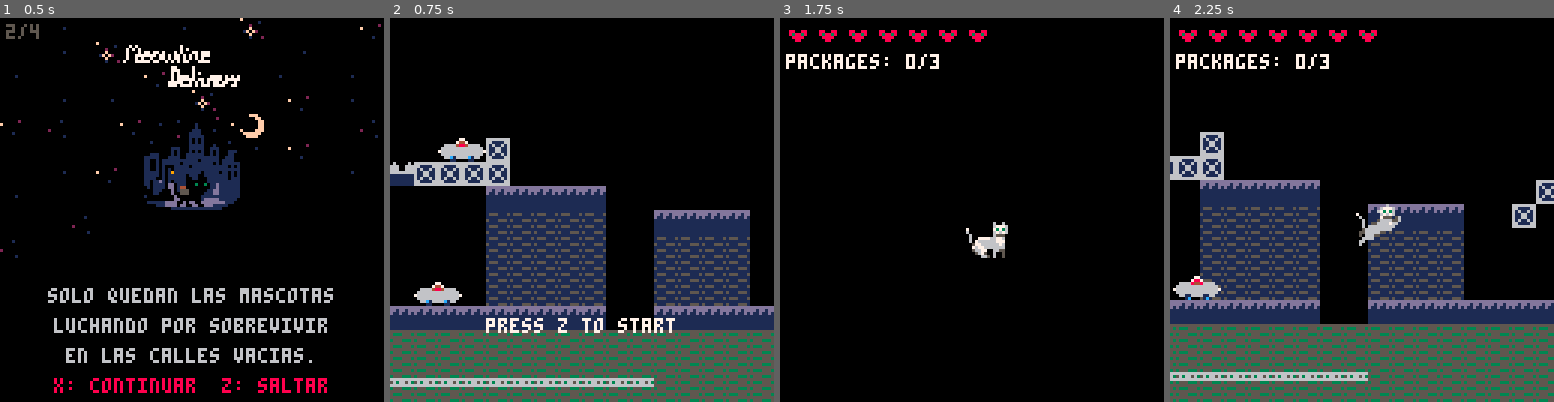
Above: before the commit, frames 1-4 (left to right).
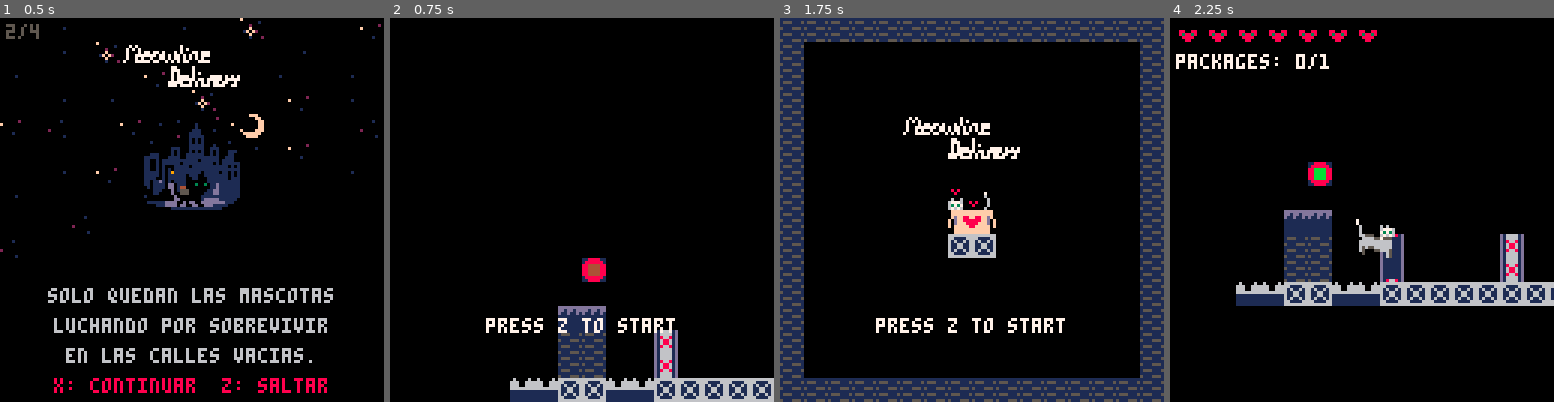
Above: after the commit, the same moments.

Repository: salvadorvanoli/MeowlineDelivery
Game: PICO-8 cartridge meowline.p8
Same seed, same stepped clock (60 frames per second), same inputs: the game is played once before the commit and once after it.
Inputs:
- Up to frame 1 (0.5 s): tap X (X key) at 0.33 s
- Up to frame 2 (0.75 s): tap O (Z key) at 0.7 s
- Up to frame 3 (1.75 s): tap X (X key) at 1.07 s; hold Right from 1.6 s (still down); tap O (Z key) at 1.7 s
- Up to frame 4 (2.25 s): tap X (X key) at 1.85 s; release Right at 2.1 s; tap O (Z key) at 2.1 s; hold Up from 2.15 s (still down)

Frame 1 is identical in both runs. In frame 2, 42% of the frame differs, in the area x 0-100%, y 31-100%; in frame 3, 27%; in frame 4, 46%, in the area x 0-100%, y 9-100%.

Commit message:
Sistema de botones funcional

Diff:
--- a/meowline.p8
+++ b/meowline.p8
@@ -25,6 +25,10 @@
 -- Estados del juego
 game_state = "cinematic" -- Estados: "cinematic", "menu", "playing", "game_over", "victory"
 
+-- Sistema de fondos
+background_map = {}
+default_background = 149 -- Sprite de fondo por defecto
+
 -- Coordenadas de las zonas
 cinematic_zone = { x = 384, y = 384 } -- Posicion en la cinematica (48*8, 48*8)
 menu_zone = { x = 1, y = 448 }
@@ -70,11 +74,19 @@
 
 -- Indice del sprite solido (suelo)
 platform_sprites = { 64, 71 } -- Bloques de plataforma (solo solidos desde arriba)
-solid_sprites = { 66, 72 } -- Bloques totalmente solidos (desde todos los lados)
+solid_sprites = { 66, 72, 102 } -- Bloques totalmente solidos (desde todos los lados)
 damage_sprites = { 67, 69, 70 } -- Bloques que danan al jugador
 
 -- Sistema de animacion de bloques
 animated_blocks = {}
+
+-- Sistema de botones
+buttons = {}
+button_range = 256  -- Radio de busqueda en pixeles (8 bloques)
+button_inactive_sprite = 85
+button_active_sprite = 86
+door_closed_sprite = 102
+door_open_sprite = 103
 
 -- Bloque de agua (sprites 69 y 70)
 block_timer = 0
@@ -253,6 +265,74 @@
         end
     end
     return nil
+end
+
+function check_player_over_button()
+    for button in all(buttons) do
+        if not button.activated and
+           player.x + player.w > button.x and
+           player.x < button.x + button.w and
+           player.y + player.h > button.y and
+           player.y < button.y + button.h then
+            return button
+        end
+    end
+    return nil
+end
+
+function activate_button(button)
+    -- Marcar boton como activado
+    button.activated = true
+    mset(button.map_x, button.map_y, button_active_sprite)
+
+    -- Buscar la puerta mas cercana
+    local closest_door = nil
+    local closest_distance = button_range + 1 -- Inicializar con distancia mayor al rango
+
+    -- Buscar todas las puertas cerradas en el mapa
+    for mx = 0, 127 do
+        for my = 0, 30 do
+            if mget(mx, my) == door_closed_sprite then
+                -- Calcular distancia desde el boton hasta esta puerta
+                local door_x = mx * 8
+                local door_y = my * 8
+                local distance = sqrt((door_x - button.x)^2 + (door_y - button.y)^2)
+
+                -- Si esta dentro del rango y es la mas cercana
+                if distance <= button_range and distance < closest_distance then
+                    closest_distance = distance
+                    closest_door = {x = mx, y = my}
+                end
+            end
+        end
+    end
+
+    -- Si encontramos una puerta, determinar si es parte superior o inferior
+    if closest_door then
+        local found_x = closest_door.x
+        local found_y = closest_door.y
+
+        -- Verificar si el sprite de arriba tambien es una puerta (sprite 102)
+        local sprite_above = mget(found_x, found_y - 1)
+
+        if sprite_above == door_closed_sprite then
+            -- El sprite encontrado es la parte INFERIOR de la puerta
+            mset(found_x, found_y, 103)
+            mset(found_x, found_y - 1, 104)
+        else
+            -- El sprite encontrado es la parte SUPERIOR de la puerta
+            local sprite_below = mget(found_x, found_y + 1)
+
+            if sprite_below == door_closed_sprite then
+                mset(found_x, found_y, 104)
+                mset(found_x, found_y + 1, 103)
+            end
+        end
+
+        return true -- Indica que se abrio una puerta
+    end
+
+    return false -- No se encontro puerta en el rango
 end
 
 function check_player_roomba_side_collision()
@@ -400,9 +480,11 @@
 
 -- Funcion de inicializacion de todos los enemigos, entidades y objetos del mapa
 function _init()
+    initialize_background_map()
     spawn_enemies_from_map()
     spawn_checkpoints_from_map()
     spawn_doors_from_map()
+    spawn_buttons_from_map()
     find_animated_blocks()
 end
 
@@ -419,7 +501,7 @@
             for my = 0, 31 do
                 if mget(mx, my) == roomba_spawn_sprite then
                     add(initial_roomba_positions, { x = mx * 8, y = my * 8 })
-                    mset(mx, my, 0) -- Eliminar del mapa solo la primera vez
+                    mset(mx, my, background_map[mx][my])
                 end
             end
         end
@@ -439,7 +521,7 @@
                                 variant = i -- Guardar que variante es (1, 2, o 3)
                             }
                         )
-                        mset(mx, my, 0) -- Eliminar del mapa
+                        mset(mx, my, background_map[mx][my])
                         break
                     end
                 end
@@ -452,8 +534,8 @@
             for my = 0, 31 do
                 if mget(mx, my) == bat_spawn_sprite then
                     add(initial_bat_positions, { x = mx * 8, y = my * 8 })
-                    mset(mx, my, 0)
-                    mset(mx + 1, my, 0)
+                    mset(mx, my, background_map[mx][my])
+                    mset(mx + 1, my, background_map[mx + 1][my])
                 end
             end
         end
@@ -558,6 +640,27 @@
     end
 end
 
+function spawn_buttons_from_map()
+    buttons = {} --Limpiar array existente
+
+    for mx = 0, 127 do
+        for my = 0, 30 do
+            if mget(mx, my) == button_inactive_sprite then
+                local new_button = {
+                    x = mx * 8,
+                    y = my * 8,
+                    map_x = mx,
+                    map_y = my,
+                    w = 8,
+                    h = 8,
+                    activated = false
+                }
+                add(buttons, new_button)
+            end
+        end
+    end
+end
+
 function find_animated_blocks()
     animated_blocks = {}
     -- Limpiar array existente
@@ -567,6 +670,29 @@
         for my = 0, 31 do
             if mget(mx, my) == 69 then
                 add(animated_blocks, { x = mx, y = my, original_sprite = 69 })
+            end
+        end
+    end
+end
+
+function initialize_background_map()
+    -- Inicializar todo con fondo vacれとo
+    for x = 0, 127 do
+        background_map[x] = {}
+        for y = 0, 31 do
+            background_map[x][y] = 0 -- Sprite vacれとo por defecto
+        end
+    end
+
+    -- Establecer fondos personalizados
+    set_background_area(0, 0, 127, 30, 99)
+end
+
+function set_background_area(start_x, start_y, end_x, end_y, sprite_id)
+    for x = start_x, end_x do
+        for y = start_y, end_y do
+            if x >= 0 and x <= 127 and y >= 0 and y <= 31 then
+                background_map[x][y] = sprite_id
             end
         end
     end
@@ -654,7 +780,7 @@
         if game_state == "playing" then
             cam_y = mid(0, player.y - 64, (30 * 8) - 128)  -- Limitado a 30 bloques durante el juego
         else
-            cam_y = player.y - 64  -- Sin limite en menús/cinematicas
+            cam_y = player.y - 64  -- Sin limite en menれむs/cinematicas
         end
 
         camera(cam_x, cam_y)
@@ -726,11 +852,14 @@
             -- Mostrar indicaciones de interaccion con la tecla "X"
             local door_below = check_player_over_door()
             local checkpoint_below = check_player_over_checkpoint()
+            local button_below = check_player_over_button()
 
             if door_below then
                 print("press x to deliver", cam_x + 30, cam_y + 115, 7)
             elseif checkpoint_below and not checkpoint_below.activated then
                 print("press x to save", cam_x + 30, cam_y + 115, 7)
+            elseif button_below then
+                print("press x to activate", cam_x + 30, cam_y + 115, 7)
             end
         elseif game_state == "menu" then
             -- Texto del menu
@@ -949,7 +1078,8 @@
 
     -- Revisar interacciones del mapa
     if btnp(5) then
-        -- X button
+
+        -- Verificar si el jugador esta sobre un checkpoint
         local checkpoint_below = check_player_over_checkpoint()
         if checkpoint_below and not checkpoint_below.activated then
             -- Activar el checkpoint (ganar vida y guardar posicion)
@@ -960,14 +1090,21 @@
             -- Activar animacion sobre el checkpoint
             checkpoint_animation.active = true
             checkpoint_animation.x = checkpoint_below.x
-            checkpoint_animation.y = checkpoint_below.y - 8 -- 8 poxeles arriba del checkpoint
+            checkpoint_animation.y = checkpoint_below.y - 8
             checkpoint_animation.frame = 0
             checkpoint_animation.timer = 0
         end
 
+        -- Verificar si el jugador esta sobre una puerta
         local door_below = check_player_over_door()
         if door_below then
             deliver_package(door_below)
+        end
+
+        -- Verificar si el jugador esta sobre un boton
+        local button_below = check_player_over_button()
+        if button_below then
+            activate_button(button_below)
         end
     end
 
@@ -1025,11 +1162,24 @@
                 player.y = block_y + 8 -- Posicionar debajo del bloque
             end
         else
-            player.y = new_y -- Aplicar movimiento vertical
+            player.y = new_y -- Aplicar movimiento verticals
 
             -- Verificar colision con el suelo (plataformas y solidos)
             player.grounded = false
-            local collided, ground_y = check_ground_collision(player.x, player.y + player.h, player.w, 1)
+
+            -- Solo verificar colision con plataformas si NO se esta presionando abajo
+            local check_platforms = not btn(3)
+
+            local collided, ground_y
+            if check_platforms then
+                collided, ground_y = check_ground_collision(player.x, player.y + player.h, player.w, 1)
+            else
+                -- Si se presiona abajo, solo verificar bloques solidos, no plataformas
+                local solid_collided, _, solid_y = check_solid_collision(player.x, player.y + player.h, player.w, 1)
+                collided = solid_collided
+                ground_y = solid_y
+            end
+
             if collided and player.dy >= 0 then
                 player.y = ground_y - player.h
                 player.dy = 0
@@ -1409,22 +1559,22 @@
 11111111155511156161161611111111533355533333333333333333533355535335535500000000000000000000000000000000000000000000000000000000
 11111111111111116611116611111111555555553333333333333333555555555555535300000000000000000000000000000000000000000000000000000000
 11111111511155516666666611111111355533353333333333333333355533353355555300000000000000000000000000000000000000000000000000000000
-00000000000000000808000000000000444444440000000000000000000000000000000000000000000000000000000000000000000000000000000000000000
-08080000000000000080000000000000446666440000000000000000000000000000000000000000000000000000000000000000000000000000000000000000
-00800000000070000000000000007000466cc6640000000000000000000000000000000000000000000000000000000000000000000000000000000000000000
-0000000000006000000000080800600046cccc640000000000000000000000000000000000000000000000000000000000000000000000000000000000000000
-0600600000000600060060008006000046cccc640000000000000000000000000000000000000000000000000000000000000000000000000000000000000000
-67776008080006006777600000060000466cc6640000000000000000000000000000000000000000000000000000000000000000000000000000000000000000
-63737000800006006373700000060000446666440000000000000000000000000000000000000000000000000000000000000000000000000000000000000000
-67676000000060006767600000006000444444440000000000000000000000000000000000000000000000000000000000000000000000000000000000000000
-0ffffffffffffff00000000000777700444444444444444400000000000000000000000000000000000000000000000000000000000000000000000000000000
-0ffffffffffffff0000000000777777044444aa444444aa400000000000000000000000000000000000000000000000000000000000000000000000000000000
-0fdff88ff88ffdf0088008807677767744444aa444444aa400000000000000000000000000000000000000000000000000000000000000000000000000000000
-f0dff888888ffd0f0838838077676777444444444444444400000000000000000000000000000000000000000000000000000000000000000000000000000000
-f0dfff8888fffd0f0088880077c7c777444444444fffff3400000000000000000000000000000000000000000000000000000000000000000000000000000000
-f0fffff88fffff0f0008800007777770444444444ffff3f400000000000000000000000000000000000000000000000000000000000000000000000000000000
-00ffffffffffff000000000007676770444444444f3f3ff400000000000000000000000000000000000000000000000000000000000000000000000000000000
-00ffffffffffff000000000000767600444444444ff3fff400000000000000000000000000000000000000000000000000000000000000000000000000000000
+00000000000000000808000000000000444444441188881111888811000000000000000000000000000000000000000000000000000000000000000000000000
+08080000000000000080000000000000446666441888888118888881000000000000000000000000000000000000000000000000000000000000000000000000
+00800000000070000000000000007000466cc6648844448888bbbb88000000000000000000000000000000000000000000000000000000000000000000000000
+0000000000006000000000080800600046cccc648844448888bbbb88000000000000000000000000000000000000000000000000000000000000000000000000
+0600600000000600060060008006000046cccc648844448888bbbb88000000000000000000000000000000000000000000000000000000000000000000000000
+67776008080006006777600000060000466cc6648844448888bbbb88000000000000000000000000000000000000000000000000000000000000000000000000
+63737000800006006373700000060000446666441888888118888881000000000000000000000000000000000000000000000000000000000000000000000000
+67676000000060006767600000006000444444441188881111888811000000000000000000000000000000000000000000000000000000000000000000000000
+0ffffffffffffff000000000007777004444444444444444d166661dd111111dd186681d00000000000000000000000000000000000000000000000000000000
+0ffffffffffffff0000000000777777044444aa444444aa4d166661dd111111dd111111d00000000000000000000000000000000000000000000000000000000
+0fdff88ff88ffdf0088008807677767744444aa444444aa4d186681dd111111dd111111d00000000000000000000000000000000000000000000000000000000
+f0dff888888ffd0f08388380776767774444444444444444d168861dd111111dd111111d00000000000000000000000000000000000000000000000000000000
+f0dfff8888fffd0f0088880077c7c777444444444fffff34d168861dd111111dd111111d00000000000000000000000000000000000000000000000000000000
+f0fffff88fffff0f0008800007777770444444444ffff3f4d186681dd111111dd111111d00000000000000000000000000000000000000000000000000000000
+00ffffffffffff000000000007676770444444444f3f3ff4d166661dd111111dd111111d00000000000000000000000000000000000000000000000000000000
+00ffffffffffff000000000000767600444444444ff3fff4d166661dd186681dd111111d00000000000000000000000000000000000000000000000000000000
 00000000000000000000000000000000077000007000000000000000000000000000000000000000000000000000000000000000000000000000000000000000
 00070700000000000000700000000000077700007000000000000000000000000000000000000000000000000000000000000000000000000000000000000000
 00707070000000000000707000000000070700007070000000000000000000000000000000000000000000000000000000000000000000000000000000000000
@@ -1502,17 +1652,14 @@
 0000000000000000000000000000000000000000000000000000000000000000000000000000000000000000000000000000000000000000000000000000000000000000000000000000000000000000000000000000000000000000000000000000000000000000000000000000000000000000000000000000000000000000
 0000000000000000000000000000000000000000000000000000000000000000000000000000000000000000000000000000000000000000000000000000000000000000000000000000000000000000000000000000000000000000000000000000000000000000000000000000000000000000000000000000000000000000
 0000000000000000000000000000000000000000000000000000000000000000006400000000000000000000000000000000000000000000000000000000000000000000000000000000000000000000000000000000000000000000000000000000000000000000000000000000000000000000000000000000000000000000
-0000200042000000000000000000000000000000600000000000000000000000004242000000000000000000000000000000000000000000000000000000000000000000000000000000000000000000000000000000000000000000000000000000000000000000000000000000000000000000000000000000000000000000
-4342424242000000000000000000000000000000424200000000000000000000004242000000000000000000000000000000000000000000000000000000000000000000000000000000000000000000000000000000000000000000000000000000000000000000000000000000000000000000000000000000000000000000
-0000000040404040400000000000000000004242000000000000000000000000004242000000000000000000000000000000000000000000000000000000000000000000000000000000000000000000000000000000000000000000000000000000000000000000000000000000000000000000000000000000000000000000
-0000000041414141410000404040400000420000000000000000000000006000004242000064000000000000000000000000000000000000000000000000000000000000000000000000000000000000000000000000000000000000000000000000000000000000000000000000000000000000000000000000000000000000
-0000000041414141410000414141410000000000000000000064000000424242424242424242424200000000000000000000000000000000000000000000000000000000000000000000000000000000000000000000000000000000000000000000000000000000000000000000000000000000000000000000000000000000
-0000000041414141410000414141410000000000000000004242420000424242424242424242424200000000000000000000000000000000000000000000000000000000000000000000000000000000000000000000000000000000000000000000000000000000000000000000000000000000000000000000000000000000
-0020000041414141410000414141410000000000000000000000000000424242424242424242420000000000000000000000000000000000000000000000000000000000000000000000000000000000000000000000000000000000000000000000000000000000000000000000000000000000000000000000000000000000
-4040404040404040400000404040404040404040404043434343434343424242424242424242420000000000000000000000000000000000000000000000000000000000000000000000000000000000000000000000000000000000000000000000000000000000000000000000000000000000000000000000000000000000
-4444444444444444444444444444444444444444444444444427444444444444444444444444440000000000000000000000000000000000000000000000000000000000000000000000000000000000000000000000000000000000000000000000000000000000000000000000000000000000000000000000000000000000
-4444444444444444444444444444444444444444444444444444444444444444444444444444440000000000000000000000000000000000000000000000000000000000000000000000000000000000000000000000000000000000000000000000000000000000000000000000000000000000000000000000000000000000
-4747474747474747474747444444444444444444444444444444444444444444444444444444440000000000000000000000000000000000000000000000000000000000000000000000000000000000000000000000000000000000000000000000000000000000000000000000000000000000000000000000000000000000
-4444444444444444444444444444444444444444444444444444444444444444444444444444440000000000000000000000000000000000000000000000000000000000000000000000000000000000000000000000000000000000000000000000000000000000000000000000000000000000000000000000000000000000
-4444442223244444000000004444444444444444444444444747474444444444444444444444440000000000000000000000000000000000000000000000000000000000000000000000000000000000000000000000000000000000000000000000000000000000000000000000000000000000000000000000000000000000
-4848484848484848000000004848484848484848484848484545454848484848484848484848480000000000000000000000000000000000000000000000000000000000000000000000000000000000000000000000000000000000000000000000000000000000000000000000000000000000000000000000000000000000
+0000000000000000000000000000000000000000000000000000000000000000000000000000000000000000000000000000000000000000000000000000000000000000000000000000000000000000000000000000000000000000000000000000000000000000000000000000000000000000000000000000000000000000
+0000000000000000000000000000000000000000000000000000000000000000000000000000000000000000000000000000000000000000000000000000000000000000000000000000000000000000000000000000000000000000000000000000000000000000000000000000000000000000000000000000000000000000
+0000000000000000000000000000000000000000000000000000000000000000000000000000000000000000000000000000000000000000000000000000000000000000000000000000000000000000000000000000000000000000000000000000000000000000000000000000000000000000000000000000000000000000
+0000000000000000000000000000000000000000000000000000000000000000000000000000000000000000000000000000000000000000000000000000000000000000000000000000000000000000000000000000000000000000000000000000000000000000000000000000000000000000000000000000000000000000
+0000000000000000000000000000000000000000000000000000000000000000000000000000000000000000000000000000000000000000000000000000000000000000000000000000000000000000000000000000000000000000000000000000000000000000000000000000000000000000000000000000000000000000
+0000000000000000550000000000000000000000000000000000000000000000000000000000000000000000000000000000000000000000000000000000000000000000000000000000000000000000000000000000000000000000000000000000000000000000000000000000000000000000000000000000000000000000
+0000000000000000000000000000000000000000000000000000000000000000000000000000000000000000000000000000000000000000000000000000000000000000000000000000000000000000000000000000000000000000000000000000000000000000000000000000000000000000000000000000000000000000
+0000000000000040400000000000000000000000000000000000000000000000000000000000000000000000000000000000000000000000000000000000000000000000000000000000000000000000000000000000000000000000000000000000000000000000000000000000000000000000000000000000000000000000
+0000000000000041410000660000000066000000000000000000000000000000000000000000000000000000000000000000000000000000000000000000000000000000000000000000000000000000000000000000000000000000000000000000000000000000000000000000000000000000000000000000000000000000
+0000000000000041410000660000000066000000000000000000000000000000000000000000000000000000000000000000000000000000000000000000000000000000000000000000000000000000000000000000000000000000000000000000000000000000000000000000000000000000000000000000000000000000
+0000000000434342424343424242424242424242424200000000000000000000000000000000000000000000000000000000000000000000000000000000000000000000000000000000000000000000000000000000000000000000000000000000000000000000000000000000000000000000000000000000000000000000
